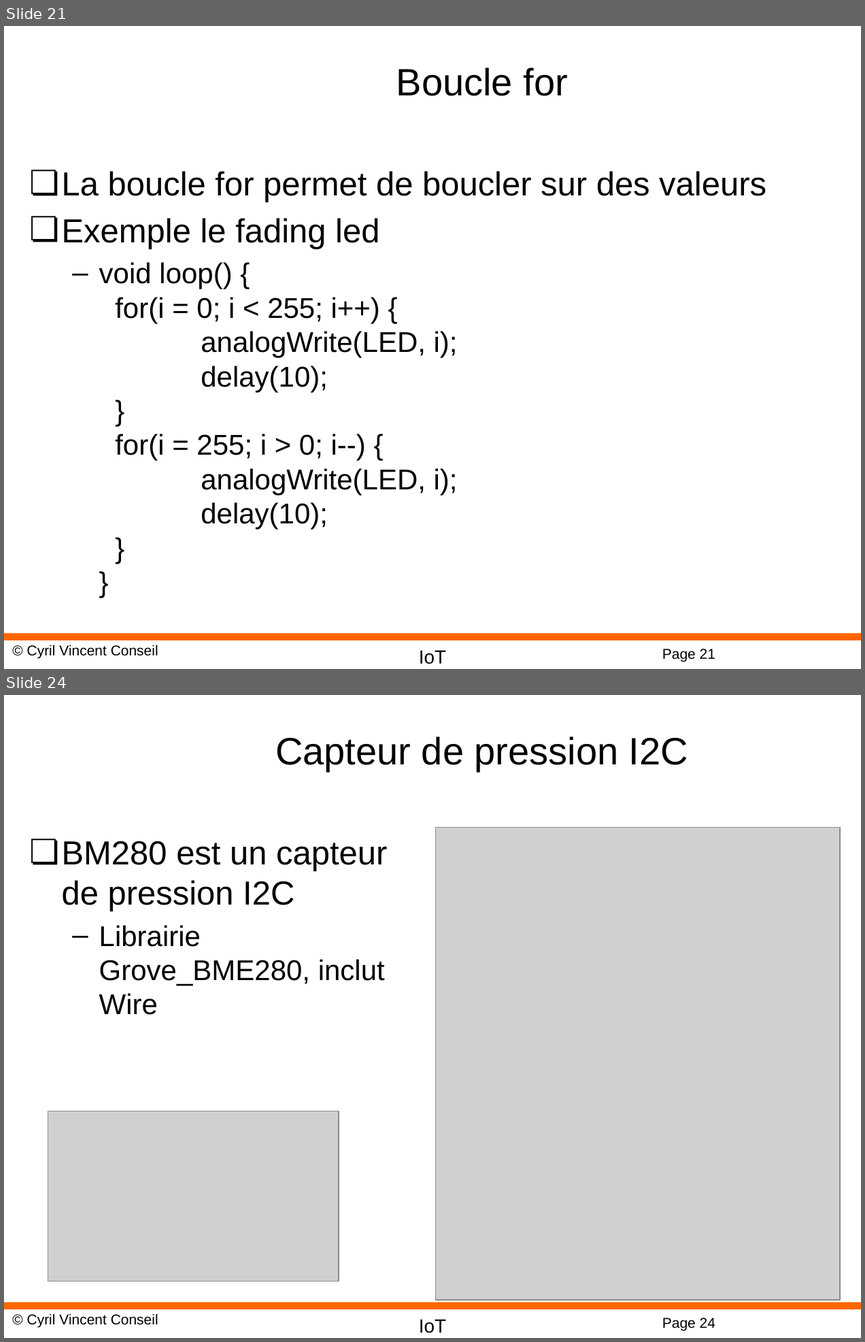
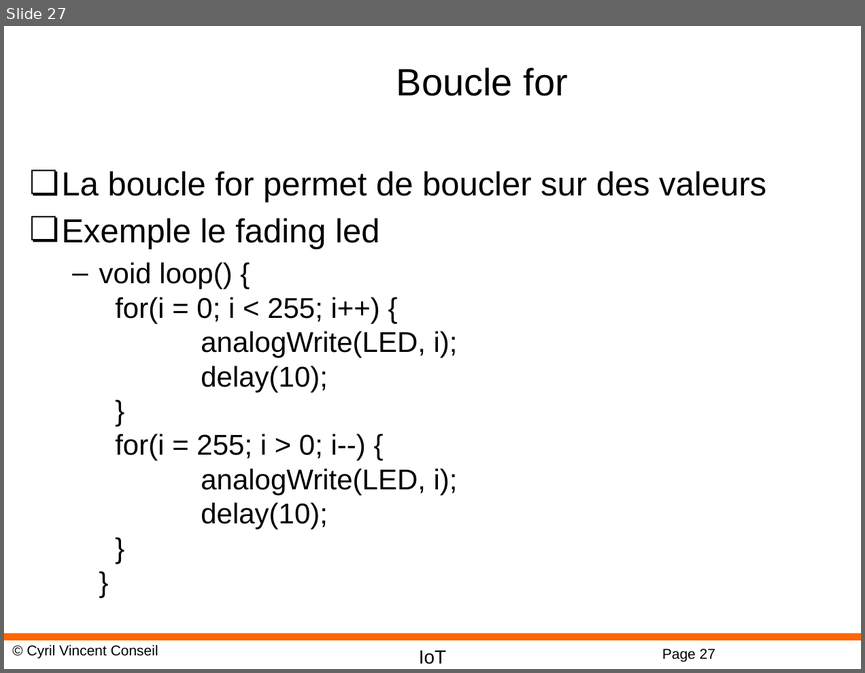
Before and after one commit to cyrilvincent/IoT, a slide deck: ppt/IoT05-ArduinoDev.pptx. Shown one above the other, each under a label of ours: slides 21 and 24 before the commit, slide 27 after it; the slides between them are not shown. The pictures are 865x1342 and 865x673 pixels, drawn with LibreOffice and Linux fonts; fonts in the diff are those of the drawing; grey boxes stand for pictures; background and template pictures are left out. Boxes give left, top, right and bottom in pixels: in the first picture for what was removed or moved away, otherwise in the second. Text is boxed around its words. In the diff, an @@ line names an element or a change of style, - is before the commit and + after.

```diff
--- a/ppt/IoT05-ArduinoDev.pptx
+++ b/ppt/IoT05-ArduinoDev.pptx
@@ slide 24 removed at bbox=[4, 695, 861, 1338], background #FFFFFF; not listed: 4 template elements that a slide beside it also shows @@
@@ title removed at bbox=[275, 736, 688, 772] @@
-Capteur de pression I2C
@@ picture removed at bbox=[436, 828, 840, 1300] @@
@@ text removed at bbox=[62, 841, 387, 1015] @@
-❏ BM280 est un capteur de pression I2C
-  – Librairie Grove_BME280, inclut Wire
@@ picture removed at bbox=[48, 1110, 338, 1281] @@
@@ what was slide 21 is now slide 27 @@
@@ page number at bbox=[662, 648, 715, 661]: text changed @@
-Page 21
+Page 27
```
Also in this commit, not shown: 4 slides changed, 8 slides added, 4 other slides removed, 14 other files.
